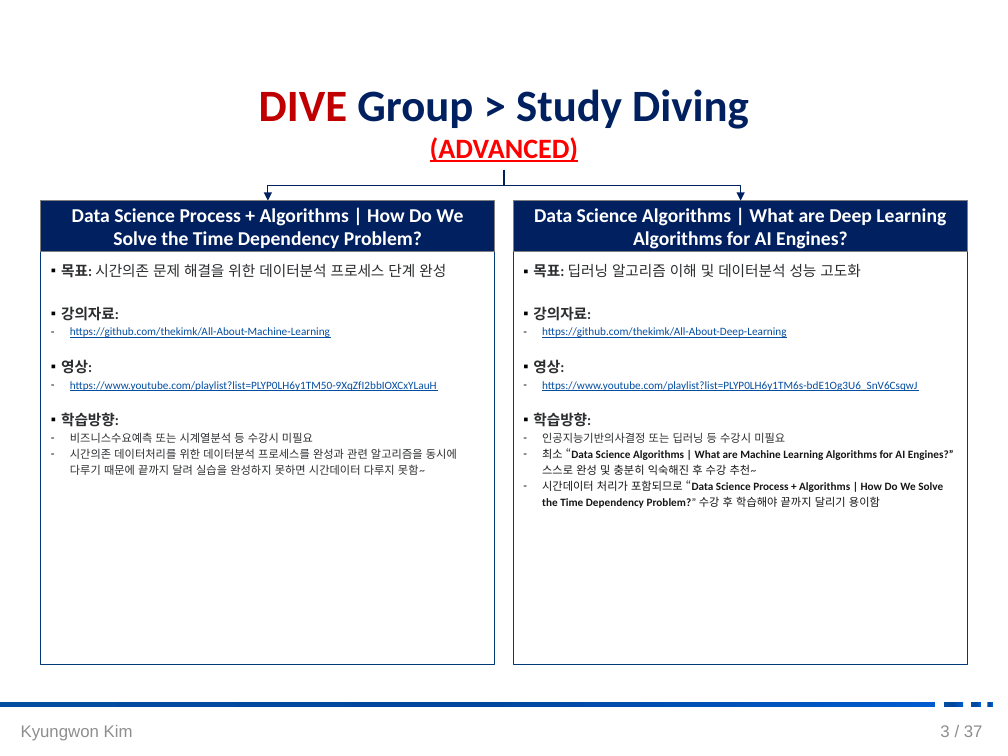
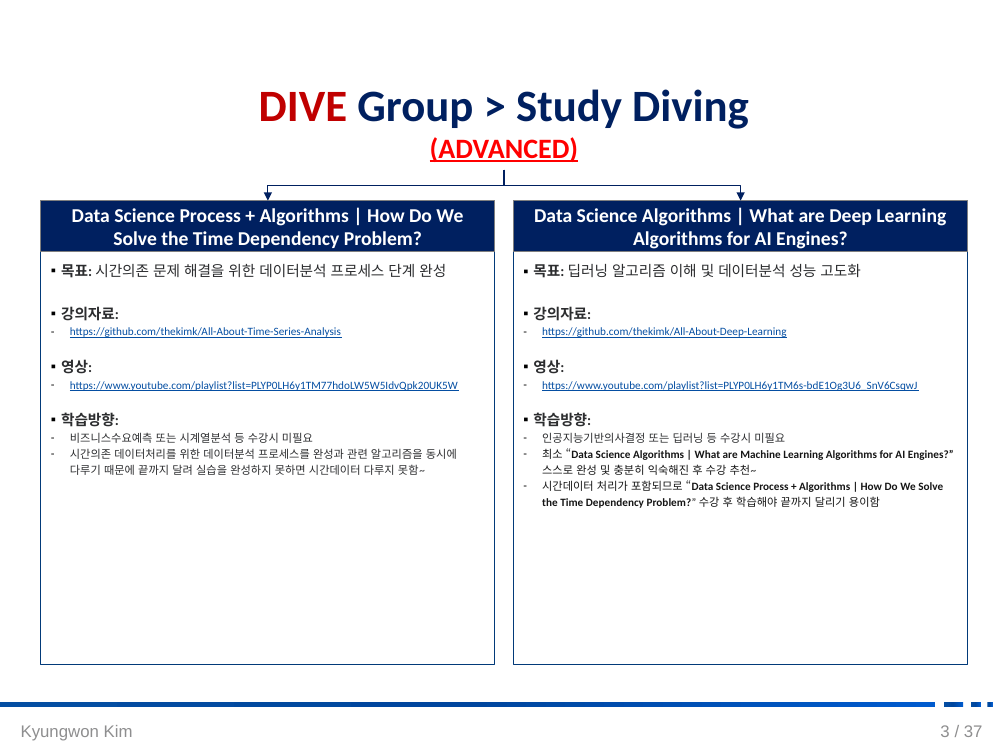
Before and after one commit to DataWizardd/DEBA-Research, a slide deck: slide 4 of [Document]/소개운영자료/[DIVE_운영방향_김경원교수].pptx. Drawn at 1008x756 pixels with LibreOffice and Linux fonts; fonts in the diff are those of the drawing; background and template pictures are left out. Boxes give left, top, right and bottom in pixels: in the first picture for what was removed or moved away, otherwise in the second. Text is boxed around its words. In the diff, an @@ line names an element or a change of style, - is before the commit and + after.

```diff
--- a/[Document]/소개운영자료/[DIVE_운영방향_김경원교수].pptx
+++ b/[Document]/소개운영자료/[DIVE_운영방향_김경원교수].pptx
@@ text at (x1=70, y1=327, x2=341, y2=338): text changed @@
-– https://github.com/thekimk/All-About-Machine-Learning
+– https://github.com/thekimk/All-About-Time-Series-Analysis
@@ text at (x1=70, y1=381, x2=458, y2=391): text changed @@
-– https://www.youtube.com/playlist?list=PLYP0LH6y1TM50-9XqZfI2bbIOXCxYLauH
+– https://www.youtube.com/playlist?list=PLYP0LH6y1TM77hdoLW5W5IdvQpk20UK5W
```
